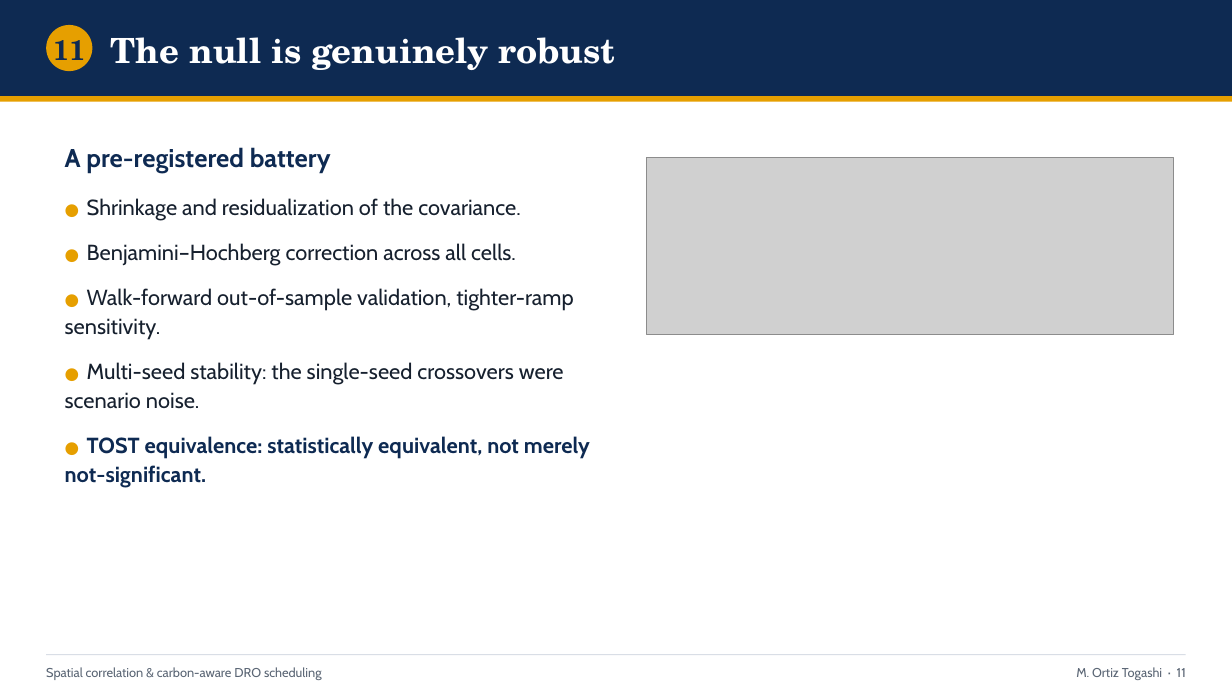
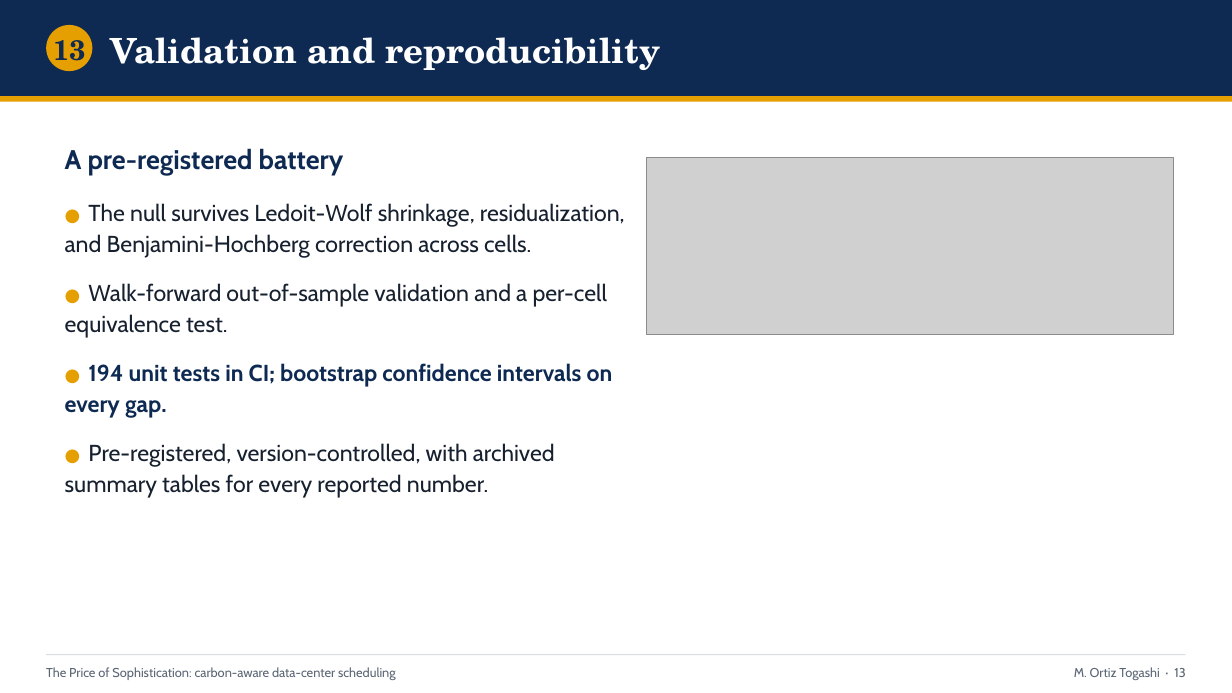
Before and after one commit to ma731/Capstone-in-Operations-Research, a slide deck: slide 13 of deck/capstone_defense.pptx (slide 11 before the commit). Drawn at 1232x693 pixels with LibreOffice and Linux fonts; fonts in the diff are those of the drawing; grey boxes stand for pictures. Boxes give left, top, right and bottom in pixels: in the first picture for what was removed or moved away, otherwise in the second. Text is boxed around its words. In the diff, an @@ line names an element or a change of style, - is before the commit and + after.

Commit message:
Pivot to value-first framing; correct transfer-lever savings to verified numbers
Reframe from null-result to "The Price of Sophistication": lead with the
day-ahead migration scheduler (the spatial transfer lever), demote the
spatial-correlation null to a screening rule (RQ2), recast the DRO as
day-ahead forecast-error hedging, and move the copula to an appendix.

Integrity fix: the transfer-lever headline (4.7-10.1% / "8-11 pts") was an
unverified placeholder that conflated two metrics. Ran
scripts/run_part3_transfer_value.py (committed snapshot) and corrected every
artifact to the real out-of-sample CVaR_0.95 reduction over the Phi=0
baseline: 4.0-9.9% (Western 4.0%, Eastern 9.9%, Diversified 9.0%).

- capstone_thesis.tex (28pp body) and full_thesis.tex (57pp): value-first
  restructure, copula demoted to app:copula, number correction
- build_deck.py / poster build_v23.js: deck (18 slides) and poster rebuilt
- plot_part3.py: real savings; crossover marker moved to M*~3

```diff
--- a/deck/capstone_defense.pptx
+++ b/deck/capstone_defense.pptx
@@ text at [53,40,85,70]: text changed @@
-11
+13
@@ text at [111,37,660,70]: text changed @@
-The null is genuinely robust
+Validation and reproducibility
@@ text at [65,148,344,175]: size 20 to 21 pt in "A pre-registered battery"; more space between paragraphs @@
@@ text at [65,203,625,498]: text changed; size 17 to 18 pt @@
-● Shrinkage and residualization of the covariance.
-● Benjamini–Hochberg correction across all cells.
-● Walk-forward out-of-sample validation, tighter-ramp sensitivity.
-● Multi-seed stability: the single-seed crossovers were scenario noise.
-● TOST equivalence: statistically equivalent, not merely not-significant.
+● The null survives Ledoit-Wolf shrinkage, residualization, and Benjamini-Hochberg correction across cells.
+● Walk-forward out-of-sample validation and a per-cell equivalence test.
+● 194 unit tests in CI; bootstrap confidence intervals on every gap.
+● Pre-registered, version-controlled, with archived summary tables for every reported number.
@@ text at [46,667,396,680]: text changed @@
-Spatial correlation & carbon-aware DRO scheduling
+The Price of Sophistication: carbon-aware data-center scheduling
@@ text at [1074,667,1186,680]: text changed @@
-M. Ortiz Togashi · 11
+M. Ortiz Togashi · 13
```
Also in this commit, not shown: 8 other slides changed, 9 slides added, 9 slides removed, 42 other files.
